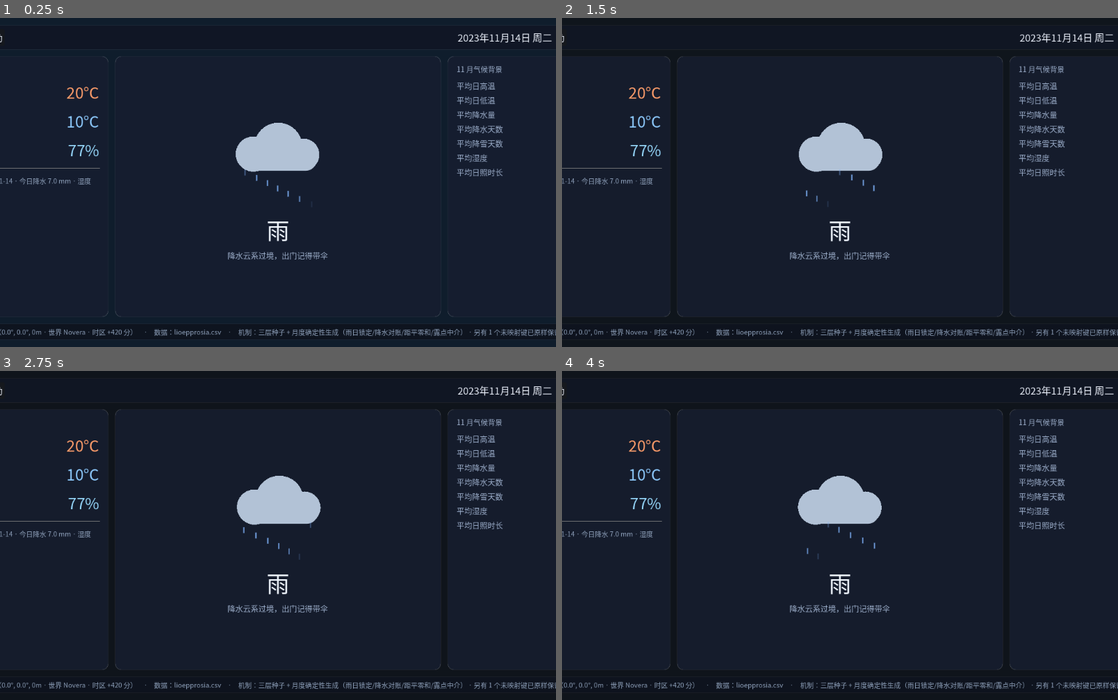
Above: before the commit, frames 1-4 (two rows, left to right).
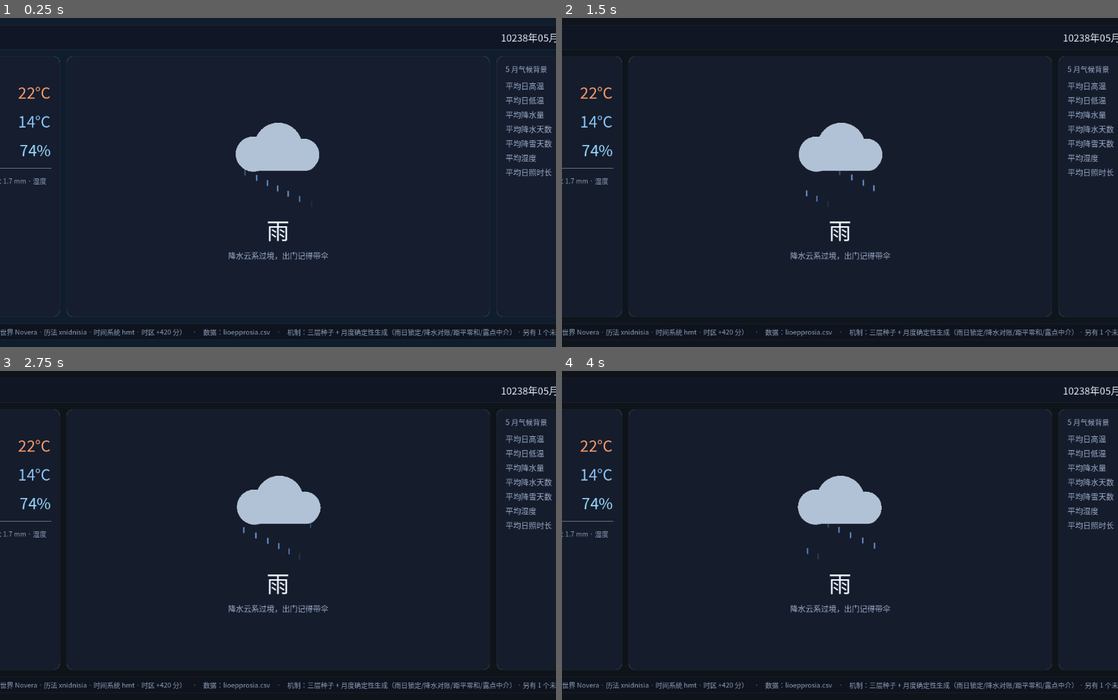
Above: after the commit, the same moments.

Repository: Xlonia/FictForecast
Game: Godot game, scene res://scenes/main.tscn
Same seed, same stepped clock (60 frames per second), same inputs: the game is played once before the commit and once after it.
Inputs:
- Up to frame 1 (0.25 s): no input
- Up to frame 2 (1.5 s): no input
- Up to frame 3 (2.75 s): tap Enter at 2 s
- Up to frame 4 (4 s): tap Space at 2.75 s

The runs differ from the first frame. In frame 1, 3.6% of the frame differs, in the area x 0-100%, y 4-97%; in frame 2, 3.6%; in frame 3, 3.6%; in frame 4, 3.6%.

Commit message:
m3.5: chart-random Perlin fields + world clock (calendar anchor & timezone)
- field_seed: world seed -> hex, insert 2-hex-digit field id at tail, back to decimal
- chart_field: per-field Perlin surfaces sampled at city lat/long (cylinder, seam-free);
  temperature field (±1.5C station bias) + precipitation ratio field (±0.10) wired into engine
- World clock: UTC + time-system offset + city timezone + calendar anchor days
  (Novera shows year 10241 - the time alienation goal of 0.0.1); 'resume now' menu item
- gitignore policy fix: root-level markdown (incl. design doc) published again
- Roadmap: 0.0.1 scope = chart randomness + core + time alienation; phenomena/scoring/
  grading -> 0.0.2; equivalent-latitude & altitude-continuity memos

Diff:
--- a/scripts/dev_selftest.gd
+++ b/scripts/dev_selftest.gd
@@ -180,6 +180,21 @@
 			var td: float = WeatherEngine._dewpoint_from(t, rh)
 			var back: float = WeatherEngine._rh_from(t, td)
 			_check(absf(back - rh) < 0.5, "露点往返 t=%.0f rh=%.0f → %.1f%%" % [t, rh, back])
+
+	# —— 11. 图表随机柏林面 + 世界时钟换算 ——
+	var fs0 := WorldRng.field_seed(12345, 0)
+	var fs1 := WorldRng.field_seed(12345, 1)
+	_check(fs0 == WorldRng.field_seed(12345, 0), "函数图种子恒定（十六进制插入法）")
+	_check(fs0 != fs1, "不同函数图 id 种子不同")
+	var ft := WorldRng.chart_field("Novera", WorldRng.FIELD_TEMPERATURE, 31.2, 121.5)
+	var ft2 := WorldRng.chart_field("Novera", WorldRng.FIELD_TEMPERATURE, 31.3, 121.6)
+	_check(absf(ft - ft2) < 0.1, "温度面相邻坐标平滑（%.3f vs %.3f）" % [ft, ft2])
+	var dt0 := WorldRng.display_datetime(0.0, 0, 0)
+	_check(dt0.year == 1970 and dt0.month == 1 and dt0.day == 1 and dt0.hour == 0, "历法零点换算")
+	var dt_tz := WorldRng.display_datetime(0.0, 420, 0)
+	_check(dt_tz.hour == 7, "时区叠加 +420 分 → 07:00")
+	var dt_cal := WorldRng.display_datetime(0.0, 0, 3000277)
+	_check(dt_cal.year > 10000, "历法锚定 +3000277 天 → 万年历（%d 年）" % dt_cal.year)
 	_finish()
 
 
--- a/scripts/main.gd
+++ b/scripts/main.gd
@@ -12,6 +12,7 @@
 const ID_RELOAD := 100
 const ID_NEXT_DAY := 101
 const ID_EDITOR := 103
+const ID_RESUME_NOW := 104
 const ID_QUIT := 102
 const ID_HELP_GUIDE := 200
 const ID_HELP_ABOUT := 201
@@ -63,9 +64,12 @@
 var engine: WeatherEngine = null
 
 var sim_date := {"year": 2026, "month": 1, "day": 1}
-var time_of_day := 0.0        # 当日 0:00 起经过的秒数
+var sim_unix := 0.0           # 世界 Unix 时间（已含历法锚定与时区叠加——时间的异质感）
+var world_time_offset := 0.0  # 总偏移秒数 = 时间系统偏差 + 城市时区差 + 历法锚定
+var time_of_day := 0.0        # 当日 0:00 起经过的秒数（显示帧内派生）
 var time_speed := 1.0         # 默认与系统时间同步（m3 批复：1秒过1分钟太吓人）
 var current_sky: int = SkyKind.SUNNY
+var _last_date_key := ""
 
 var city_menu: PopupMenu
 var speed_menu: PopupMenu
@@ -96,11 +100,9 @@
 	_build_month_rows()
 	_build_menus()
 	_build_dialogs()
-	var now := Time.get_datetime_dict_from_system(false)
-	sim_date = {"year": now.year, "month": now.month, "day": now.day}
-	time_of_day = float(now.hour * 3600 + now.minute * 60 + now.second)
 	background.color = _sky_bg_color()
 	_reload_climates()
+	_apply_world_time()
 	# m3 批复小修：启动时容器可能未随字体度量完成重排（面板排开），延迟强制重排
 	await get_tree().process_frame
 	await get_tree().process_frame
@@ -125,28 +127,68 @@
 	background.color = background.color.lerp(_sky_bg_color(), minf(delta * 2.5, 1.0))
 
 
-# —— 时间 ——
+# —— 时间（历法锚定 + 时区叠加：时间的异质感）——
+
+## 解析当前城市的时间上下文：时间系统偏差(分) + 城市时区差(分) + 历法锚定(天)。
+## 非法/留空 → UTC/公历（批复口径）。返回也带 id，供状态栏展示。
+func _time_context() -> Dictionary:
+	var tz_min := 0
+	var cal_days := 0
+	var times_id := "UTC"
+	var cal_id := "公历"
+	if climate != null:
+		var cd := SettingsStore.load_city(climate.city_name)
+		var wid := str(cd.get("world", ""))
+		tz_min += int(cd.get("timez", 0))
+		if wid != "" and SettingsStore.list_world_ids().has(wid):
+			var w := SettingsStore.load_world(wid)
+			var want_t := str(cd.get("times", ""))
+			var want_c := str(cd.get("calendar", ""))
+			for bt in w.get("base_times", []):
+				if str(bt.get("id", "")) == want_t:
+					tz_min += int(bt.get("offset_minutes", 0))
+					times_id = want_t
+			for bd in w.get("base_dates", []):
+				if str(bd.get("id", "")) == want_c:
+					cal_days += int(bd.get("offset_days", 0))
+					cal_id = want_c
+	return {"tz_min": tz_min, "cal_days": cal_days, "times_id": times_id, "cal_id": cal_id}
+
+
+## 以现实时刻为锚，应用世界时间偏移（“恢复现在”也走这里）。
+func _apply_world_time() -> void:
+	var ctx := _time_context()
+	world_time_offset = ctx["tz_min"] * 60.0 + ctx["cal_days"] * 86400.0
+	sim_unix = Time.get_unix_time_from_system() + world_time_offset
+	_last_date_key = ""
+	_sync_date_from_clock()
+	_update_clock()
+
+
+func _sync_date_from_clock() -> void:
+	var dt := Time.get_datetime_dict_from_unix_time(int(sim_unix))
+	var key := "%04d-%02d-%02d" % [dt.year, dt.month, dt.day]
+	if key != _last_date_key:
+		_last_date_key = key
+		sim_date = {"year": dt.year, "month": dt.month, "day": dt.day}
+		_refresh_day()
+
 
 func _advance_time(seconds: float) -> void:
 	if seconds <= 0.0:
 		return
-	time_of_day += seconds
-	while time_of_day >= 86400.0:
-		time_of_day -= 86400.0
-		sim_date = WeatherEngine.next_date(sim_date.year, sim_date.month, sim_date.day)
-		_refresh_day()
+	sim_unix += seconds
+	_sync_date_from_clock()
 
 
 @warning_ignore("integer_division")
 func _update_clock() -> void:
-	var t := int(time_of_day)
-	var hh := t / 3600
-	var mm := (t % 3600) / 60
-	var ss := t % 60
-	var wd := _weekday(sim_date.year, sim_date.month, sim_date.day)
+	var dt := Time.get_datetime_dict_from_unix_time(int(sim_unix))
+	time_of_day = float(dt.hour * 3600 + dt.minute * 60 + dt.second)
+	var wd := _weekday(dt.year, dt.month, dt.day)
 	clock_label.text = "%04d年%02d月%02d日 %s  %02d:%02d:%02d" % [
-		sim_date.year, sim_date.month, sim_date.day,
-		WEEKDAY_NAMES[wd], hh, mm, ss,
+		dt.year, dt.month, dt.day,
+		WEEKDAY_NAMES[wd], dt.hour, dt.minute, dt.second,
 	]
 
 
@@ -255,15 +297,17 @@
 	var skipped := ""
 	if climate.skipped_rows > 0:
 		skipped = " · 跳过 %d 行" % climate.skipped_rows
-	# 城市基础数据（Cities/<ID>.json）：坐标、海拔、所属世界、时区
+	# 城市基础数据（Cities/<ID>.json）：坐标、海拔、所属世界、历法、时间系统
 	var cd := SettingsStore.load_city(climate.city_name)
+	var ctx := _time_context()
 	var world_shown := "—"
 	if str(cd.world) != "":
 		var wd := SettingsStore.world_display_name(str(cd.world))
 		world_shown = str(cd.world) if wd.is_empty() else wd
-	status_label.text = "城市：%s（%.1f°, %.1f°, %.0fm · 世界 %s · 时区 %+d 分）　·　数据：%s　·　机制：三层种子 + 月度确定性生成（雨日锁定/降水对账/距平零和/露点中介）%s%s" % [
+	status_label.text = "城市：%s（%.1f°, %.1f°, %.0fm · 世界 %s · 历法 %s · 时间系统 %s · 时区 %+d 分）　·　数据：%s　·　机制：三层种子 + 月度确定性生成（雨日锁定/降水对账/距平零和/露点中介）%s%s" % [
 		_city_label(climate.city_name), float(cd.long), float(cd.lati), float(cd.alti),
-		world_shown, int(cd.timez), climate.source_path.get_file(), extra, skipped,
+		world_shown, ctx["cal_id"], ctx["times_id"], int(cd.timez),
+		climate.source_path.get_file(), extra, skipped,
 	]
 
 
@@ -306,6 +350,7 @@
 
 	m.add_item("重新加载气候数据", ID_RELOAD)
 	m.add_item("跳到下一日", ID_NEXT_DAY)
+	m.add_item("恢复现在", ID_RESUME_NOW)
 	m.add_item("设置编辑器", ID_EDITOR)
 	m.add_separator()
 	m.add_item("退出", ID_QUIT)
@@ -364,9 +409,11 @@
 		ID_RELOAD:
 			_reload_climates()
 		ID_NEXT_DAY:
-			sim_date = WeatherEngine.next_date(sim_date.year, sim_date.month, sim_date.day)
-			time_of_day = 0.0
-			_refresh_day()
+			sim_unix += 86400.0
+			_sync_date_from_clock()
+			_update_clock()
+		ID_RESUME_NOW:
+			_apply_world_time()
 			_update_clock()
 		ID_EDITOR:
 			_open_settings_editor()
--- a/scripts/weather_engine.gd
+++ b/scripts/weather_engine.gd
@@ -21,8 +21,9 @@
 ## month_temp_sigma / month_smoothing / monthly_total_strength
 ## （axial_tilt_deg、day_hours、phenomena_spread_days、annual_compensation 暂未消费）
 ##
-## —— 城市噪点（批复：相近经纬度获得相近的气候偏差）——
-## city_noise × NOISE_TEMP_SCALE 作为城市站常驻温度偏置；海拔差异待接入。
+## —— 城市图表随机（m3.5 批复：宏观柏林面，城市按经纬度读高度）——
+## 温度面 → 站点温度偏置 ±1.5℃；降水比面 → 年降水比偏置 ±0.10。
+## 与旧 city_noise（未按面 id 修饰）相比，面种子经十六进制 id 插入，可与现象面区分。
 ##
 ## —— 随机评分筛选（硬否决前置→方案一择优）尚未实装，月度预生成即其前置结构。
 
@@ -99,9 +100,10 @@
 	var rng_year := WorldRng.rng_from_seed(seeds.year_seed)
 	var rng_month := WorldRng.rng_from_seed(seeds.month_seed)
 
-	# —— 年度 / 月度差异（批复：每年每月同期波动）——
+	# —— 年度 / 月度差异（批复：每年每月同期波动）+ 城市图表随机面偏置 ——
 	var year_temp_a := rng_year.randfn(0.0, YEAR_TEMP_SIGMA)
-	var year_precip := clampf(1.0 + rng_year.randfn(0.0, YEAR_PRECIP_SIGMA), 0.6, 1.5)
+	var year_precip := clampf(1.0 + rng_year.randfn(0.0, YEAR_PRECIP_SIGMA)
+			+ _city_precip_bias(), 0.6, 1.5)
 	var month_temp_a := rng_month.randfn(0.0, MONTH_TEMP_SIGMA)
 	var city_offset := _city_temp_offset()
 
@@ -301,7 +303,17 @@
 func _city_temp_offset() -> float:
 	if world_id.is_empty() or city.is_empty():
 		return 0.0
-	return WorldRng.city_noise(world_id, float(city.get("lati", 0.0)), float(city.get("long", 0.0))) * NOISE_TEMP_SCALE
+	# 图表随机·温度面：城市经纬度读高度 → 站点温度偏置
+	return WorldRng.chart_field(world_id, WorldRng.FIELD_TEMPERATURE,
+			float(city.get("lati", 0.0)), float(city.get("long", 0.0))) * NOISE_TEMP_SCALE
+
+
+## 图表随机·降水比面：城市经纬度读高度 → 年降水比偏置（±0.10）
+func _city_precip_bias() -> float:
+	if world_id.is_empty() or city.is_empty():
+		return 0.0
+	return WorldRng.chart_field(world_id, WorldRng.FIELD_PRECIPITATION,
+			float(city.get("lati", 0.0)), float(city.get("long", 0.0))) * 0.10
 
 
 func _worldf(key: String, fallback: float) -> float:
--- a/scripts/world_rng.gd
+++ b/scripts/world_rng.gd
@@ -20,7 +20,47 @@
 const INT_MASK := 0x7FFFFFFF  # 名字码折叠上限 2^31，避免 64 位乘法溢出
 const NAME_CODE_EMPTY := 0x1E3779B9  # 空世界名兜底常量（确定性，非 0——豆包意见：避免 0 值歧义）
 
-static var _noise_cache := {}  # world_id -> FastNoiseLite（平滑日噪声复用）
+static var _noise_cache := {}   # "world|freq" -> FastNoiseLite（平滑日噪声/城市噪点复用）
+static var _field_cache := {}   # "world|field" -> FastNoiseLite（图表随机柏林面复用）
+
+# —— 图表随机柏林面（批复：城市图表随机 = 世界宏观柏林噪音面，城市以经纬度读高度）——
+# 与未来的气候现象柏林面相互独立：不同“面”按 id 对种子做修饰（十六进制插入法）。
+const FIELD_TEMPERATURE := 0    # 图表随机·温度面
+const FIELD_PRECIPITATION := 1  # 图表随机·降水比面
+
+
+## 函数图种子修饰（批复口径）：种子转十六进制，函数图 id 以两位十六进制插入末尾，
+## 再转回十进制。基底取十六进制末 14 位（56 位）+ 2 位 = 64 位，不会溢出。
+static func field_seed(base_seed: int, field_id: int) -> int:
+	var hex := "%x" % (base_seed & 0x0FFFFFFFFFFFFFFF)
+	if hex.length() > 14:
+		hex = hex.substr(hex.length() - 14)
+	hex += "%02x" % (field_id & 0xFF)
+	return hex.hex_to_int()
+
+
+## 读取图表随机柏林面：城市以经纬度在圆筒面采样（±180° 经线连续），返回约 -1..1。
+## 面的种子 = field_seed(世界名数字码, 面id)；绘制柏林面在世界地图上是 m5 的工作，
+## v1 的面由种子程序化生成（“半占位半完善”）。
+static func chart_field(world_id: String, field_id: int, lati: float, long: float) -> float:
+	var ck := "%s|%d" % [world_id, field_id]
+	var n: FastNoiseLite
+	if _field_cache.has(ck):
+		n = _field_cache[ck]
+	else:
+		n = FastNoiseLite.new()
+		n.noise_type = FastNoiseLite.TYPE_PERLIN
+		n.seed = field_seed(name_code(world_id), field_id)
+		n.frequency = 0.02
+		_field_cache[ck] = n
+	var ang := deg_to_rad(long)
+	return n.get_noise_3d(cos(ang) * 1000.0, sin(ang) * 1000.0, lati * 10.0)
+
+
+## 世界时钟换算（批复口径）：现实 UTC + 时间系统偏差(分) + 历法锚定(天) → 显示日期时间。
+## 用于“时间的异质感”——例如 Novera 锚定 +3000277 天 ≈ 公元 10240 年。
+static func display_datetime(unix_utc: float, tz_min: int, cal_days: int) -> Dictionary:
+	return Time.get_datetime_dict_from_unix_time(int(unix_utc) + tz_min * 60 + cal_days * 86400)
 
 
 ## 恒定日历日序号（**日期轨**）：自锚点（1970-01-02）起算；锚点之前绕锚点镜像折返为正。
Not shown, added: 幻想气象局.md
